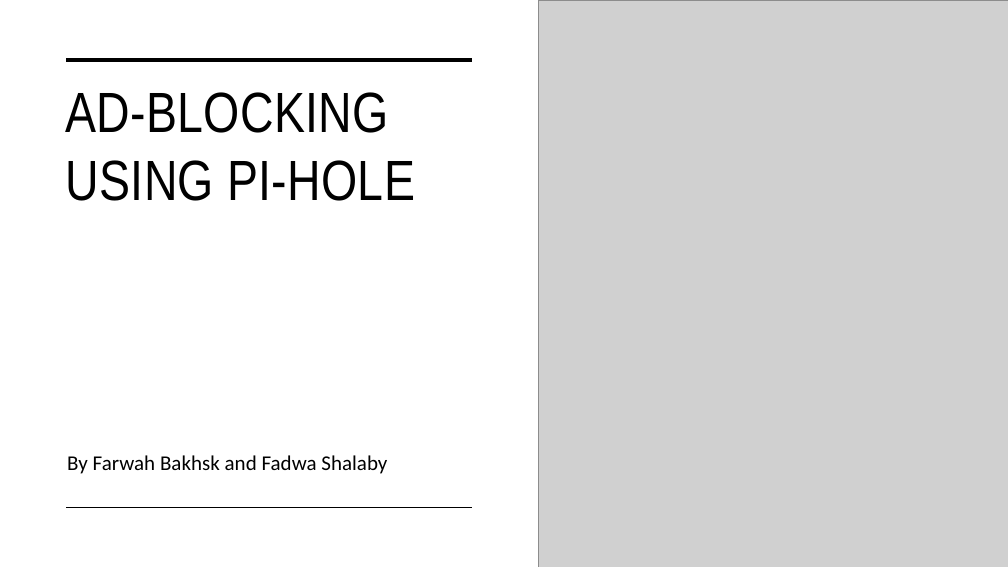
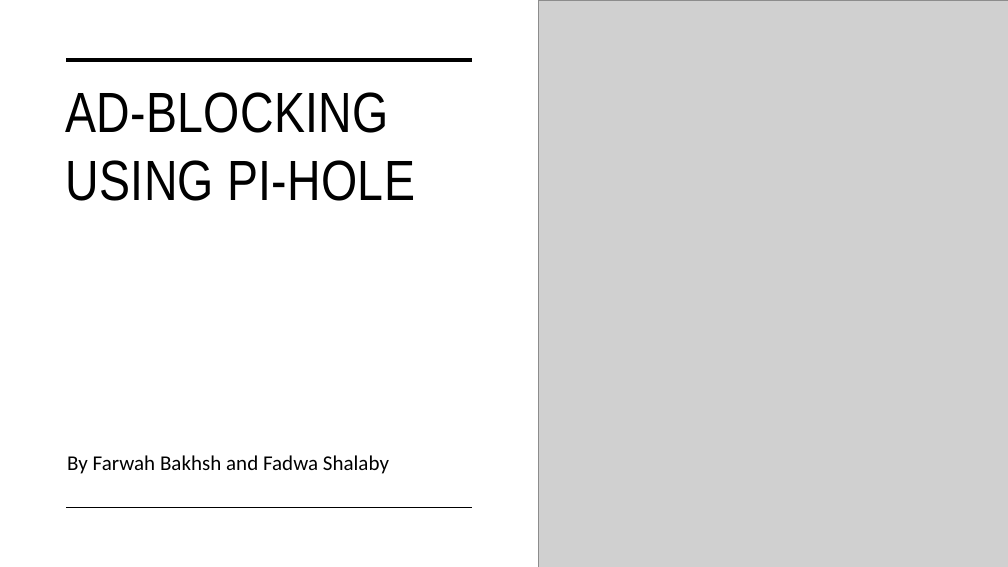
Before and after one commit to fadwa2208/PiHoleProject, a slide deck: slide 1 of PiHole.pptx. Drawn at 1008x567 pixels with LibreOffice and Linux fonts; fonts in the diff are those of the drawing; grey boxes stand for pictures. Boxes give left, top, right and bottom in pixels: in the first picture for what was removed or moved away, otherwise in the second. Text is boxed around its words. In the diff, an @@ line names an element or a change of style, - is before the commit and + after.

```diff
--- a/PiHole.pptx
+++ b/PiHole.pptx
@@ subtitle at <box>67,455,389,474</box>: text changed @@
-By Farwah Bakhsk and Fadwa Shalaby
+By Farwah Bakhsh and Fadwa Shalaby
```
Also in this commit, not shown: 8 slides added, 1 slide removed.
